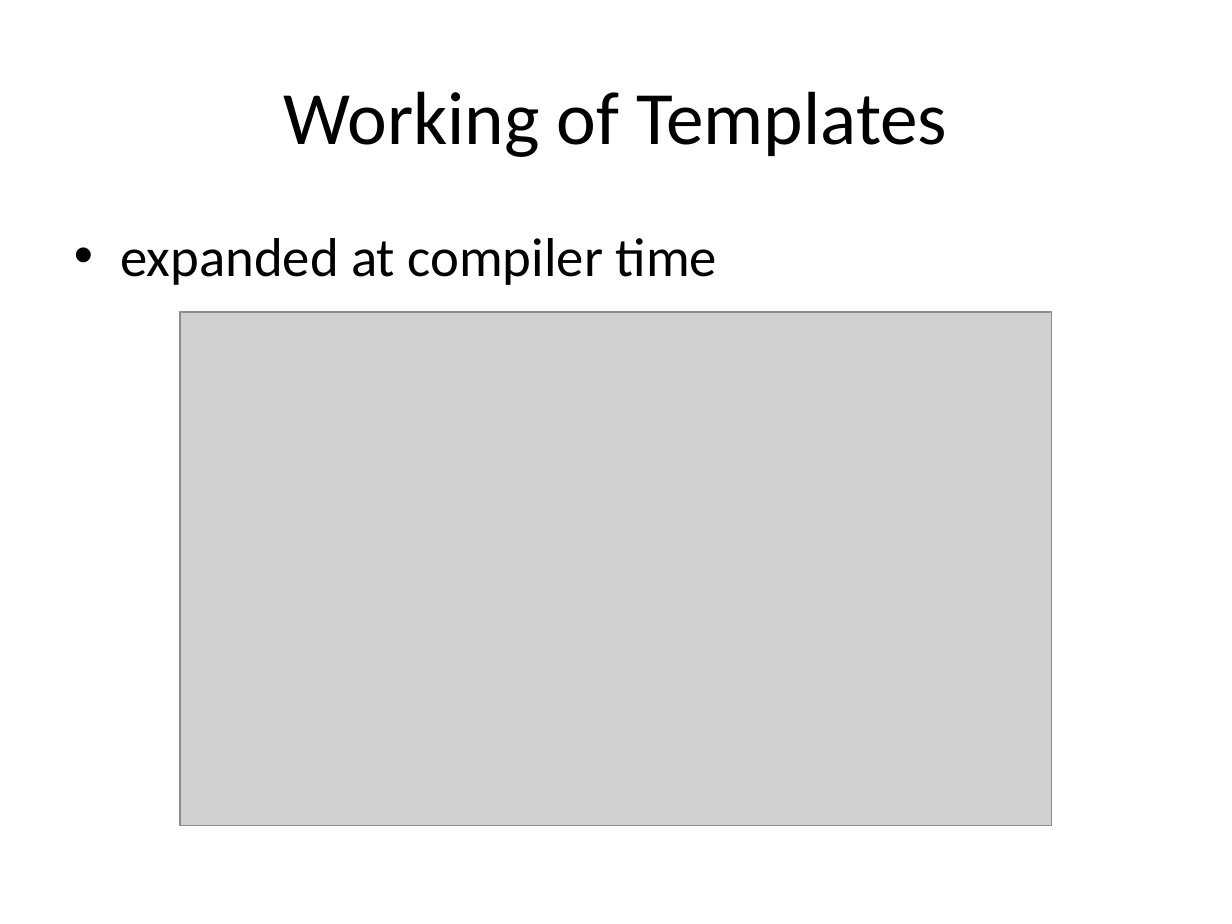
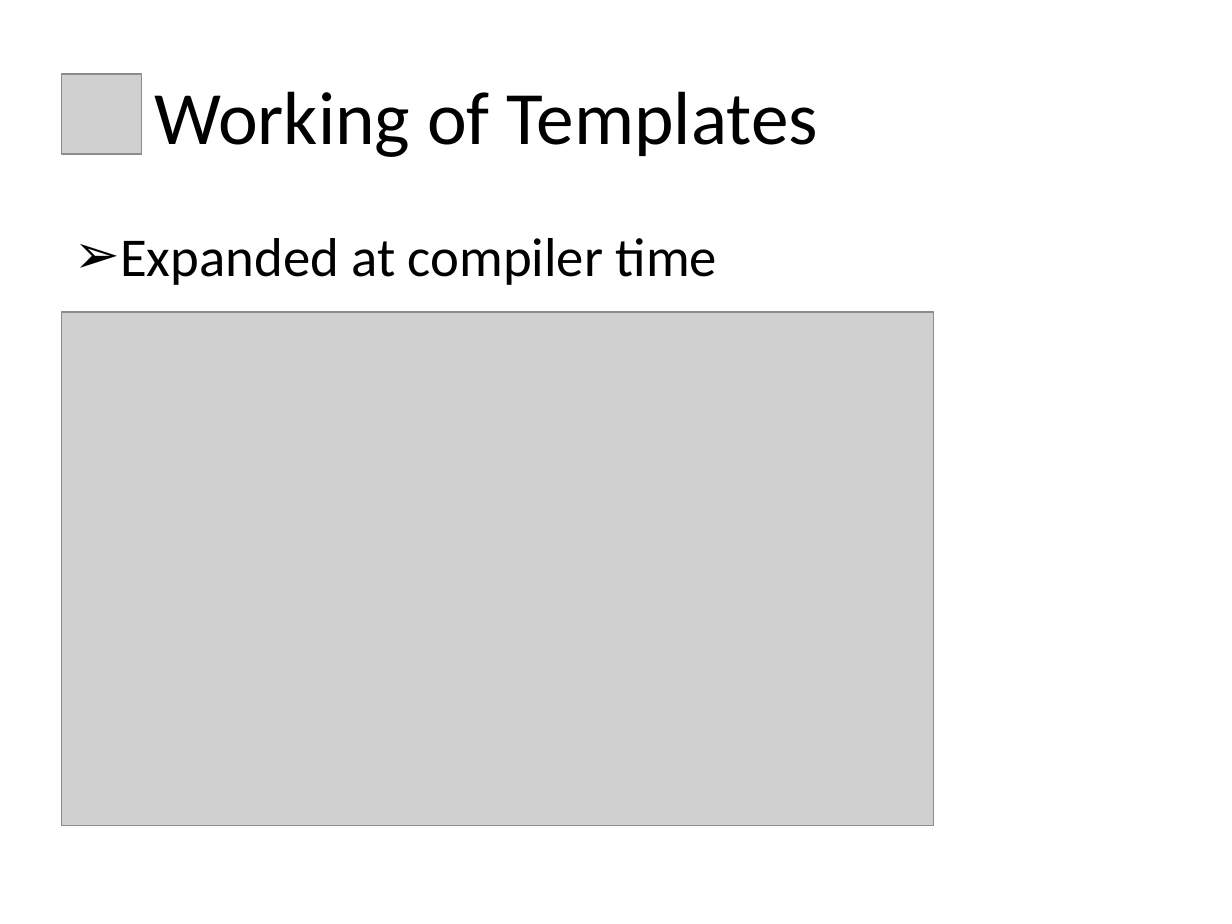
Before and after one commit to Ramjilal4You/CPP_Advanced, a slide deck: slide 4 of Templates/cpp_templates_with_diagrams.pptx (slide 7 before the commit). Drawn at 1232x924 pixels with LibreOffice and Linux fonts; fonts in the diff are those of the drawing; grey boxes stand for pictures; background and template pictures are left out. Boxes give left, top, right and bottom in pixels: in the first picture for what was removed or moved away, otherwise in the second. Text is boxed around its words. In the diff, an @@ line names an element or a change of style, - is before the commit and + after.

```diff
--- a/Templates/cpp_templates_with_diagrams.pptx
+++ b/Templates/cpp_templates_with_diagrams.pptx
@@ title "Working of Templates": place and size @@
-title "Working of Templates" at (284,91,947,157)
+title "Working of Templates" at (154,91,818,157)
@@ title "Working of Templates" at (154,91,818,157): alignment centre to left @@
@@ picture added at (62,74,142,154) @@
@@ text at (120,238,717,285): text changed @@
-• expanded at compiler time
+➢ Expanded at compiler time
@@ picture: place and size @@
-picture at (180,312,1052,825)
+picture at (62,312,934,825)
```
Also in this commit, not shown: 13 other slides changed, 2 slides removed, 40 other files.
